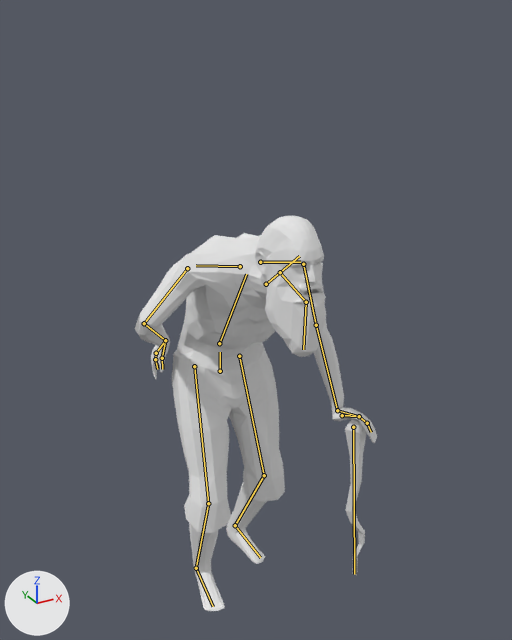
What one commit did to the Blender file Assets/Models/Human.blend.
One viewpoint serves both versions: a 50 mm lens placed at (-2.98, -6.18, 6.26), pointed at (0.19, -0.43, 3.39). Arrows for +X, +Y and +Z are at lower left; the lights stay in place. The bones that bend it are drawn over the model as lines.

Objects in the first picture: 'Cube', 'Humano_LOW'.
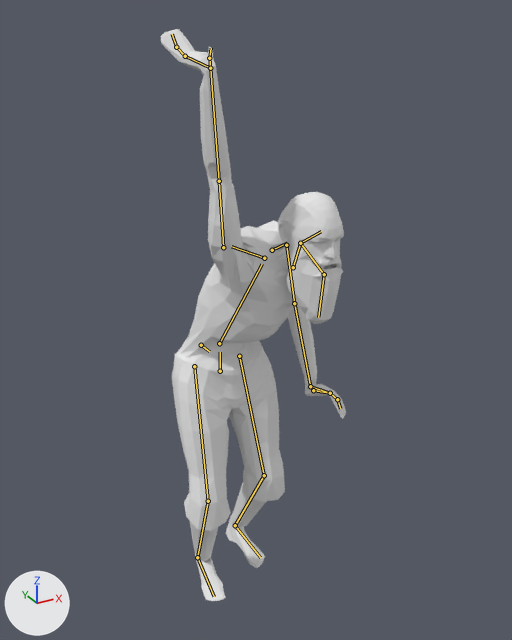
The newer file adds an action. The first version stands in its rest pose; the second is drawn at frame 15 of the action 'Attack1'.

Location of each change, (x1, y1, x2, y2) in pixels of the pictures (512 x 640 px):
'Humano_LOW', posed (23% narrower, 45% taller)
    before: (135, 216, 377, 611)
    after: (161, 29, 346, 601)
'Cube', no longer drawn
    before: (345, 419, 367, 575)
bone 'Torso.R', root to tip
    before: (219, 343) to (246, 274)
    after: (219, 343) to (262, 264)
bone 'Neck.R', root to tip
    before: (266, 284) to (280, 272)
    after: (293, 267) to (300, 243)
bone 'Head.R', root to tip
    before: (280, 272) to (299, 256)
    after: (300, 243) to (321, 231)
bone 'Neck.R.001', root to tip
    before: (280, 272) to (306, 302)
    after: (300, 243) to (324, 274)
bone 'UpperArm.L', root to tip
    before: (303, 264) to (316, 325)
    after: (286, 245) to (294, 303)
bone 'Shoulder.R', root to tip
    before: (240, 266) to (196, 265)
    after: (264, 258) to (231, 246)
bone 'UpperArm.R', root to tip
    before: (187, 268) to (144, 323)
    after: (223, 247) to (219, 181)
bone 'Forearm.R', root to tip
    before: (144, 323) to (165, 340)
    after: (219, 181) to (210, 68)
bone 'Hand.R', root to tip
    before: (165, 340) to (156, 353)
    after: (210, 68) to (185, 56)
bone 'Forearm.R.001.R', root to tip
    before: (165, 340) to (162, 358)
    after: (210, 68) to (209, 58)
bone 'Thigh.R', root to tip
    before: (194, 366) to (208, 503)
    after: (194, 366) to (208, 501)
bone 'Shin.R', root to tip
    before: (208, 503) to (196, 568)
    after: (208, 501) to (197, 557)

What the commit changed:
Bone 'Torso.R' (bone_torso_r) turns from (29, 6, 0) to (29, 42, 3) degrees about its own x, y and z.
Bone 'Neck.R' (bone_neck_r) turns from (-2, -1, 0) to (-38, -21, 19) degrees about its own x, y and z.
Bone 'Head.R' (bone_head_r) turns from (-5, -1, -6) to (0, 0, 0) degrees about its own x, y and z.
Bone 'Neck.R.001' (bone_neck_r_001) turns from (-31, 0, 4) to (12, 2, 9) degrees about its own x, y and z.
Bone 'UpperArm.L' (bone_upperarm_l) turns from (-81, -12, -5) to (-85, -12, -5) degrees about its own x, y and z.
Bone 'Shoulder.R' (bone_shoulder_r) turns from (7, -2, -14) to (9, -15, -44) degrees about its own x, y and z.
Bone 'UpperArm.R' (bone_upperarm_r) turns from (-47, -22, 13) to (77, -1, 82) degrees about its own x, y and z.
Bone 'Forearm.R' (bone_forearm_r) turns from (-78, -22, -19) to (-1, 42, -15) degrees about its own x, y and z.
Bone 'Hand.R' (bone_hand_r) turns from (12, 22, -26) to (22, -15, -70) degrees about its own x, y and z.
Bone 'Forearm.R.001.R' (bone_forearm_r_001_r) turns from (-10, 8, 31) to (-24, 3, 20) degrees about its own x, y and z.
Bone 'Thigh.R' (bone_thigh_r) turns from (-27, 2, 7) to (-22, 1, 5) degrees about its own x, y and z.
Bone 'Shin.R' (bone_shin_r) turns from (40, 2, -7) to (39, 3, -8) degrees about its own x, y and z.
